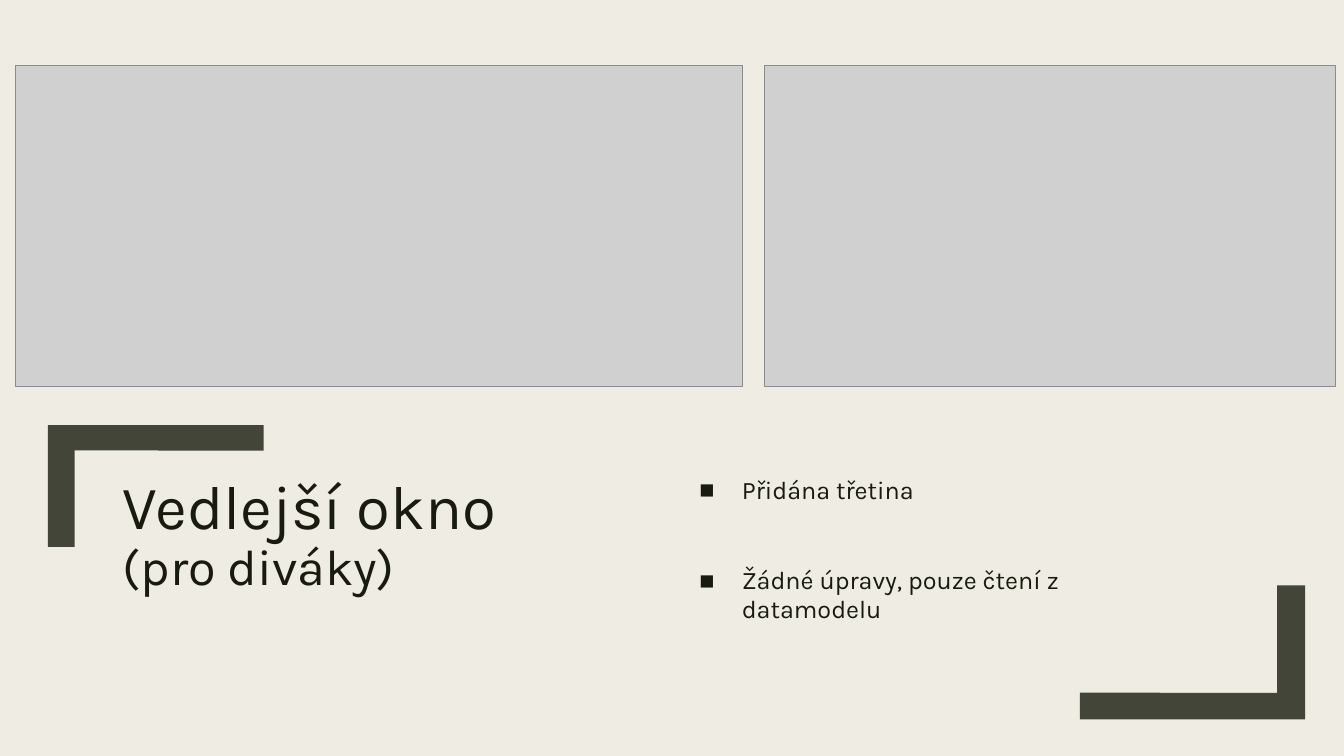
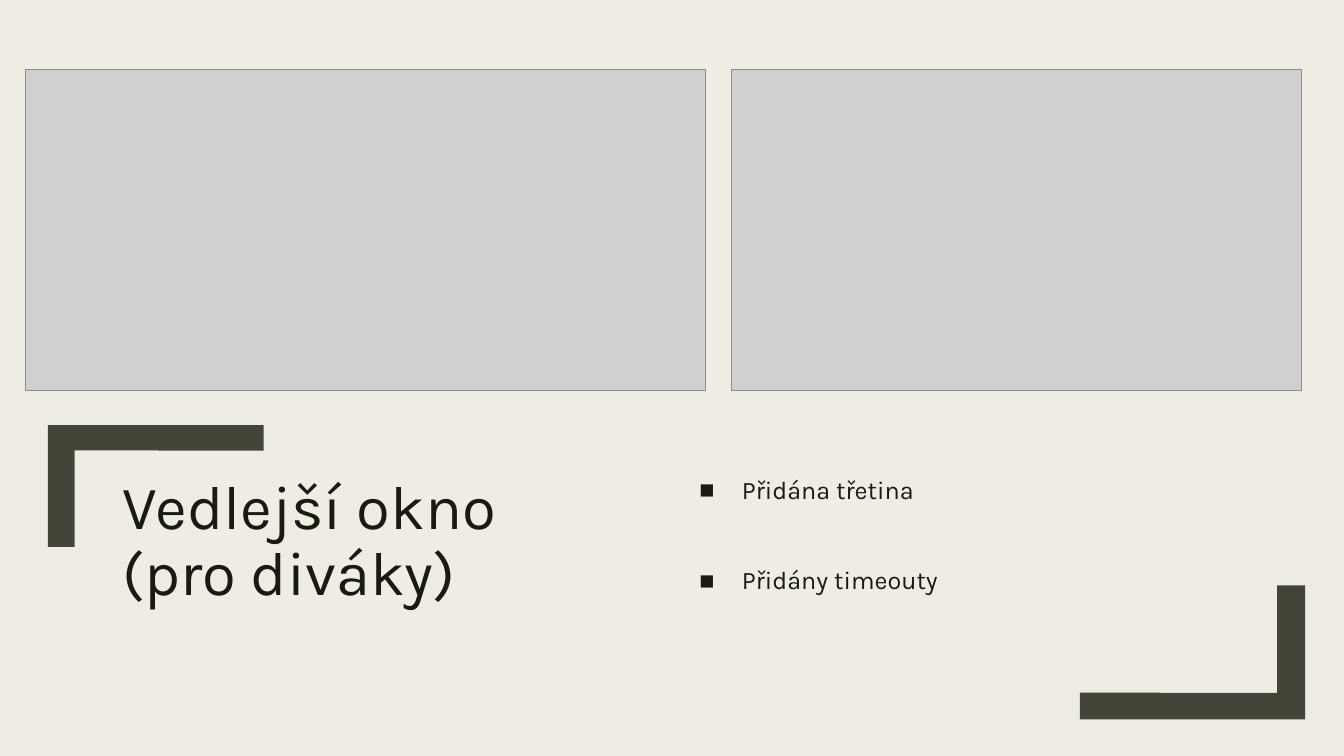
Before and after one commit to OpecenaPalacinka/UUR, a slide deck: slide 5 of Casomira/Prezentace_2.pptx. Drawn at 1344x756 pixels with LibreOffice and Linux fonts; fonts in the diff are those of the drawing; grey boxes stand for pictures. Boxes give left, top, right and bottom in pixels: in the first picture for what was removed or moved away, otherwise in the second. Text is boxed around its words. In the diff, an @@ line names an element or a change of style, - is before the commit and + after.

```diff
--- a/Casomira/Prezentace_2.pptx
+++ b/Casomira/Prezentace_2.pptx
@@ picture resized from (x1=16, y1=66, x2=744, y2=387) to (x1=26, y1=70, x2=706, y2=391) @@
@@ picture moved from (x1=765, y1=66, x2=1336, y2=387) to (x1=731, y1=70, x2=1302, y2=391) @@
@@ title "Vedlejší okno (pro diváky)" at (x1=123, y1=482, x2=496, y2=610): size 36 to 44 pt in "(pro diváky)" @@
@@ text at (x1=742, y1=570, x2=938, y2=595): text changed @@
-■ Žádné úpravy, pouze čtení z datamodelu
+■ Přidány timeouty
```
Also in this commit, not shown: 3 other slides changed.
